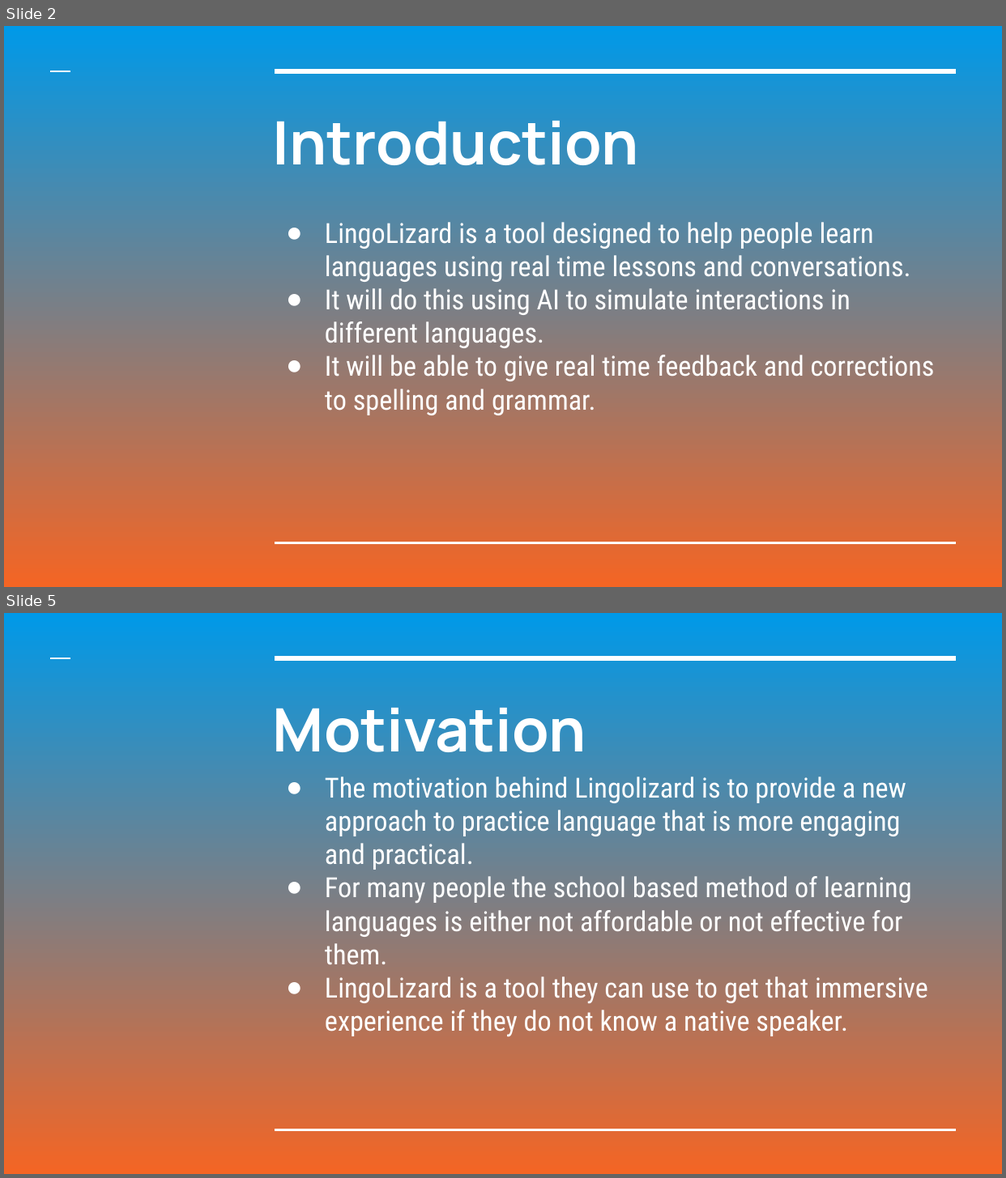
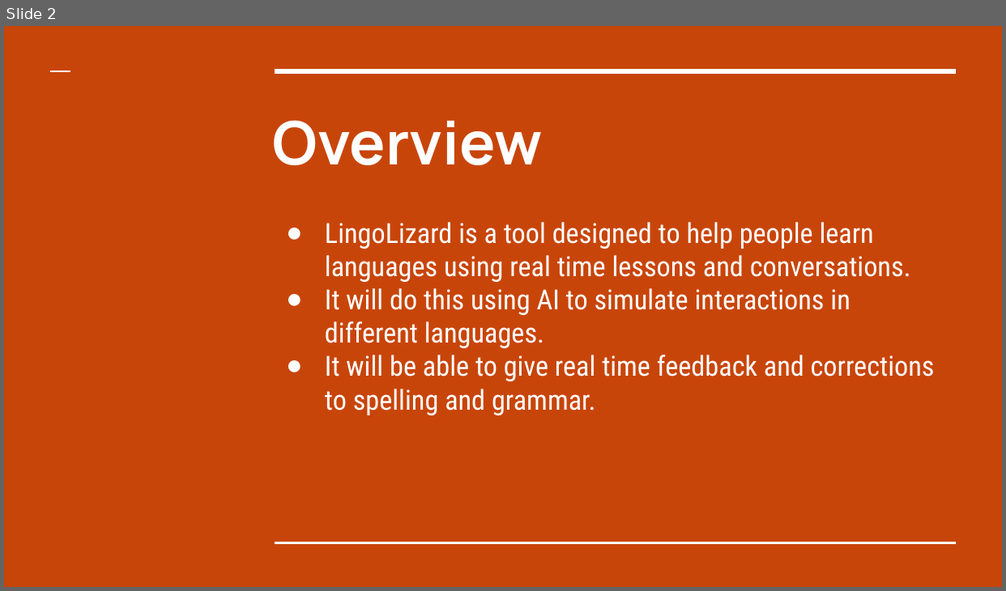
Before and after one commit to mjc136/4thYearProject, a slide deck: docs/LingoLizard.pptx. Shown one above the other, each under a label of ours: slides 2 and 5 before the commit, slide 2 after it; the slides between them are not shown. The pictures are 1006x1178 and 1006x591 pixels, drawn with LibreOffice and Linux fonts; fonts in the diff are those of the drawing. Boxes give left, top, right and bottom in pixels: in the first picture for what was removed or moved away, otherwise in the second. Text is boxed around its words. In the diff, an @@ line names an element or a change of style, - is before the commit and + after.

```diff
--- a/docs/LingoLizard.pptx
+++ b/docs/LingoLizard.pptx
@@ slide 5 removed at [4,613,1002,1174], background gradient #0099E8 to #F46524; not listed: 3 template elements that a slide beside it also shows @@
@@ title removed at [273,708,586,752] @@
-Motivation
@@ subtitle removed at [325,777,928,1037] @@
-● The motivation behind Lingolizard is to provide a new approach to practice language that is more engaging and practical.
-● For many people the school based method of learning languages is either not affordable or not effective for them.
-● LingoLizard is a tool they can use to get that immersive experience if they do not know a native speaker.
@@ slide 2 changed as well @@
@@ background gradient #0099E8 to #F46524 to #C8450A @@
@@ title at [273,120,543,165]: text changed @@
-Introduction
+Overview
```
Also in this commit, not shown: 4 other slides changed, 3 slides added, 7 other slides removed, 1 other file.
